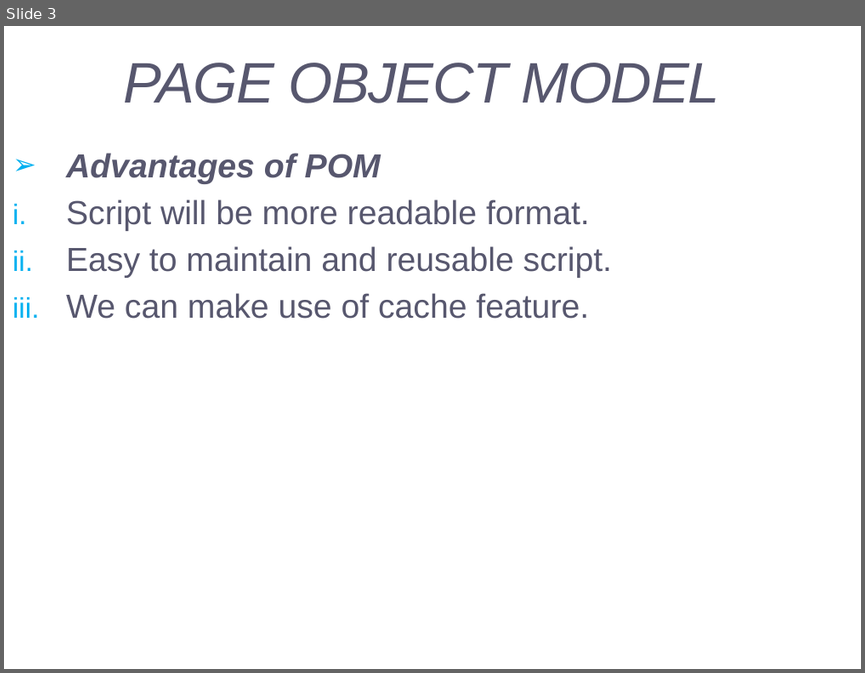
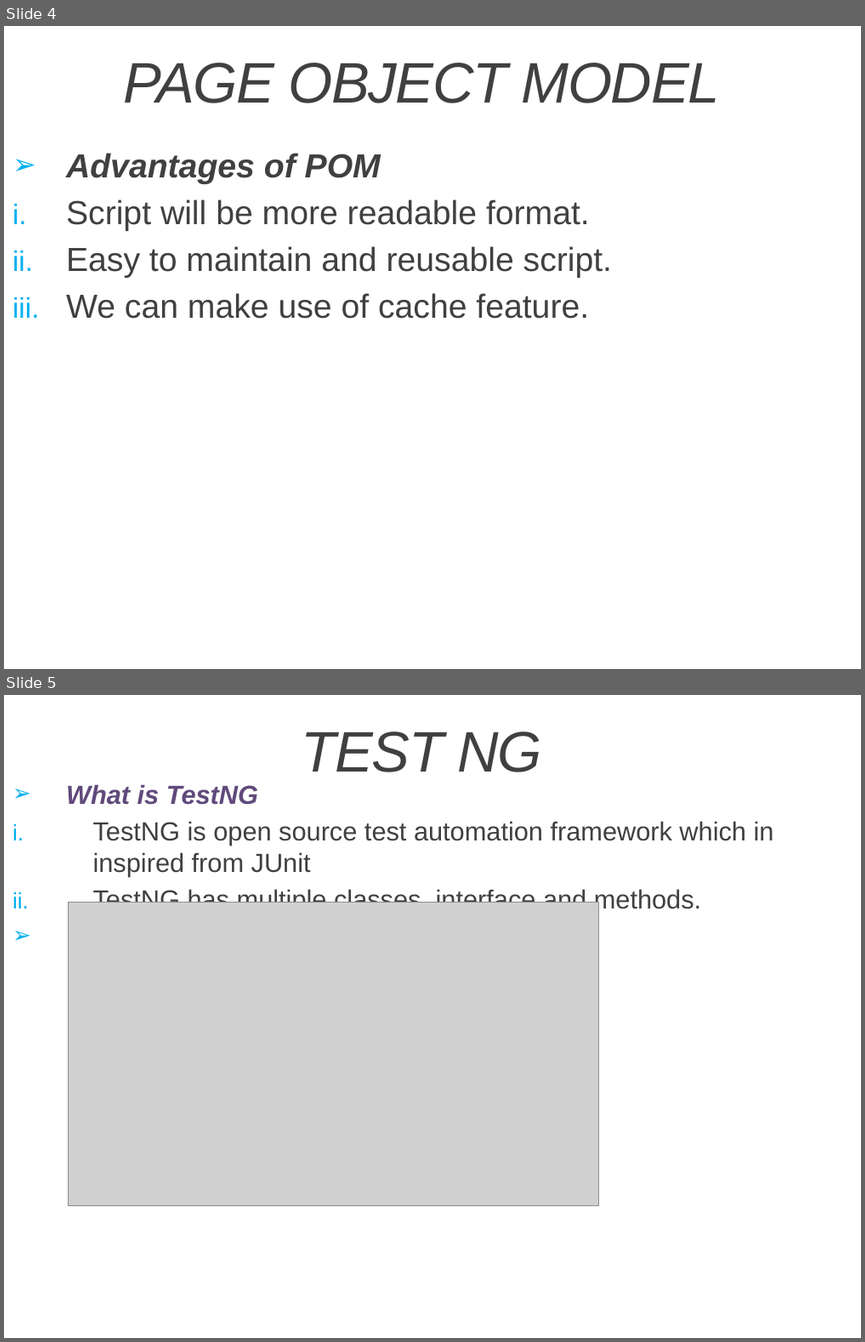
Before and after one commit to Evvans/Selenium-TestNG-Maven-Extent-Report, a slide deck: Page Object Model.pptx. Shown one above the other, each under a label of ours: slide 3 before the commit, slides 4 and 5 after it. The pictures are 865x673 and 865x1342 pixels, drawn with LibreOffice and Linux fonts; fonts in the diff are those of the drawing; grey boxes stand for pictures. Boxes give left, top, right and bottom in pixels: in the first picture for what was removed or moved away, otherwise in the second. Text is boxed around its words. In the diff, an @@ line names an element or a change of style, - is before the commit and + after.

Commit message:
Commit for cache feature

```diff
--- a/Page Object Model.pptx
+++ b/Page Object Model.pptx
@@ slide 5 added at bbox=[4, 695, 861, 1338], background #FFFFFF @@
@@ title added at bbox=[302, 732, 541, 772], 48 pt, text #404040, italic @@
+TEST NG
@@ subtitle added at bbox=[66, 784, 774, 913], 22 pt, text #404040 @@
+➢ What is TestNG
+i. TestNG is open source test automation framework which in inspired from JUnit
+ii. TestNG has multiple classes, interface and methods.
@@ picture added at bbox=[69, 902, 599, 1206] @@
@@ what was slide 3 is now slide 4 @@
@@ slide 4 changed as well @@
@@ title "PAGE OBJECT MODEL" at bbox=[124, 63, 719, 103]: text colour #57576E to #404040 @@
@@ subtitle "Advantages of POM" at bbox=[66, 153, 612, 318]: text colour #57576E to #404040 @@
```
Also in this commit, not shown: 6 other slides changed, 1 other slide added, 1 slide removed, 5 other files.
